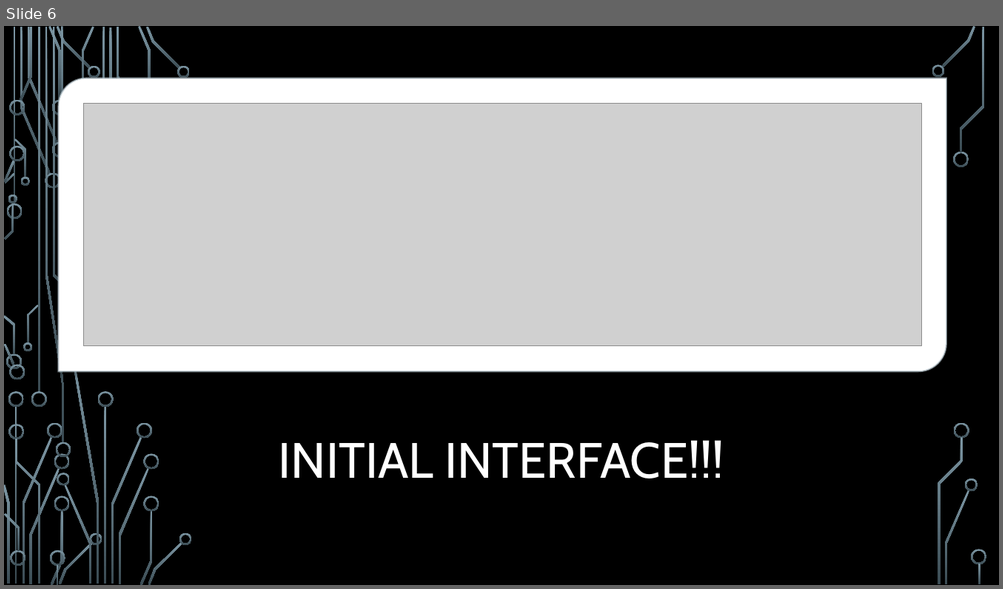
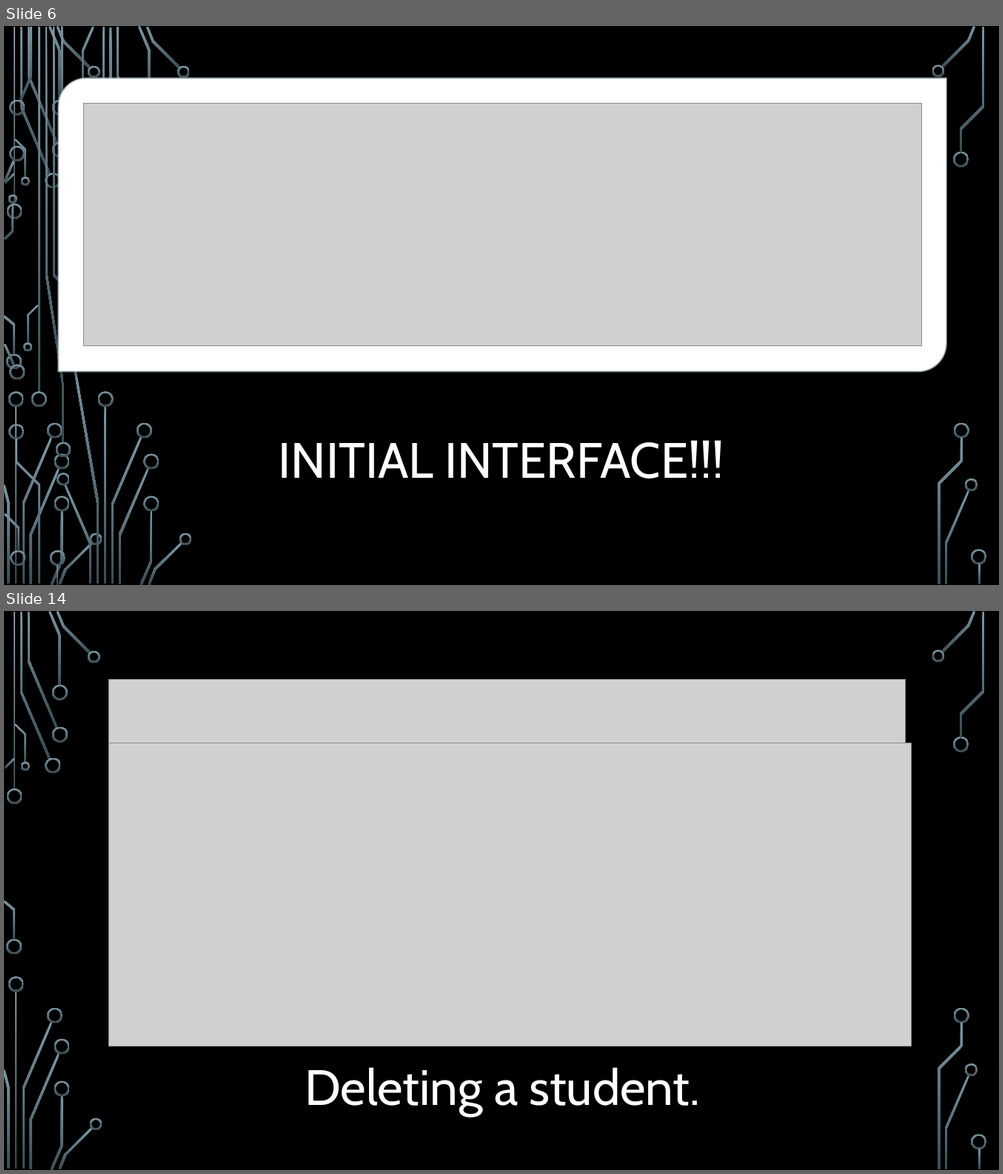
Before and after one commit to ourarash/EE599_SP2020_Final_Project, a slide deck: Student Record Manager System.pptx. Shown one above the other, each under a label of ours: slide 6 before the commit, slides 6 and 14 after it; the slides between them are not shown. The pictures are 1003x589 and 1003x1174 pixels, drawn with LibreOffice and Linux fonts; fonts in the diff are those of the drawing; grey boxes stand for pictures; background and template pictures are left out. Boxes give left, top, right and bottom in pixels: in the first picture for what was removed or moved away, otherwise in the second. Text is boxed around its words. In the diff, an @@ line names an element or a change of style, - is before the commit and + after.

```diff
--- a/Student Record Manager System.pptx
+++ b/Student Record Manager System.pptx
@@ slide 14 added at <box>4,611,999,1170</box>, background picture (left out); not listed: 36 template elements that a slide beside it also shows @@
@@ picture added at <box>109,680,905,743</box> @@
@@ picture added at <box>109,743,911,1046</box> @@
@@ text added at <box>304,1068,700,1117</box>, 48 pt, text #FFFFFF @@
+Deleting a student.
```
Also in this commit, not shown: 9 other slides added, 1 slide removed, 10 other files.
